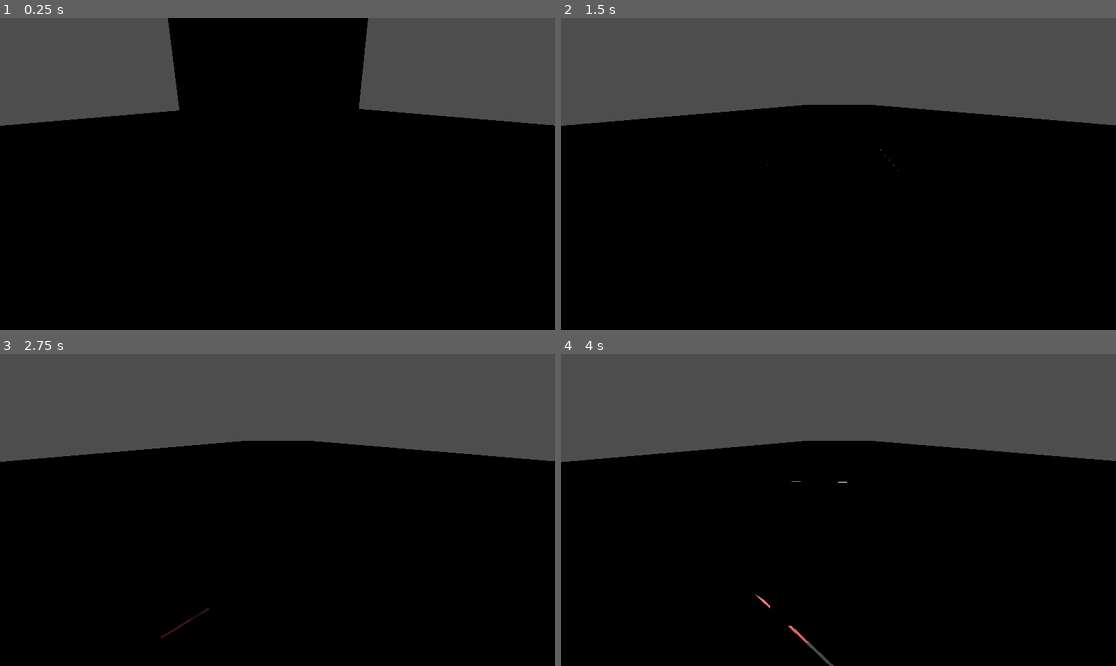
Above: before the commit, frames 1-4 (two rows, left to right).
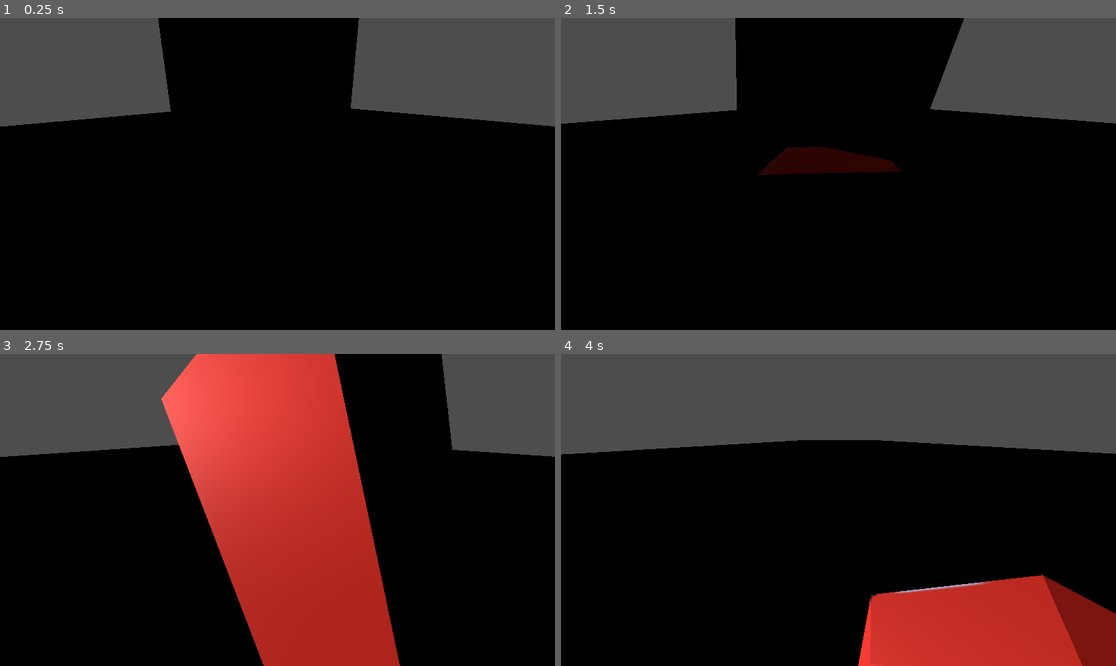
Above: after the commit, the same moments.

Repository: ShawnTrack/coholeric-boomer
Game: Godot game, scene res://scenes/gameplay.tscn
Two runs of this game, one before a commit and one after it. Both use one fixed random seed, a clock stepped at 60 frames per second and the inputs below.
Inputs (mouse positions are in pixels of both pictures, inside the frame that each line leads up to):
- Up to frame 1 (0.25 s): no input
- Up to frame 2 (1.5 s): tap Enter at 0.5 s; move the mouse to (960, 158) at 0.52 s; click (960, 158) at 0.67 s; drag from (727, 189) to (810, 236) at 1.27 s
- Up to frame 3 (2.75 s): move the mouse to (333, 441) at 2.02 s; click (333, 441) at 2.17 s
- Up to frame 4 (4 s): drag from (810, 572) to (672, 463) at 2.77 s; move the mouse to (1005, 556) at 3.52 s; click (1005, 556) at 3.67 s

The runs differ from the first frame. In frame 1, 1.1% of the frame differs, in the area x 0-100%, y 0-35%; in frame 2, 13%; in frame 3, 35%, in the area x 0-100%, y 0-100%; in frame 4, 13%.

Commit message:
Se añaden ruedas y script para eliminar objetos

Diff:
--- a/scenes/gameplay.tscn
+++ b/scenes/gameplay.tscn
@@ -3,11 +3,12 @@
 [ext_resource type="PackedScene" uid="uid://dqinbxe15aprd" path="res://temporal-dev-objects/furgo-roja.glb" id="1_00tan"]
 [ext_resource type="Script" uid="uid://2a8oolsjt37s" path="res://scripts/car_player.gd" id="2_ct7aa"]
 [ext_resource type="PackedScene" uid="uid://5ruek6txwnao" path="res://temporal-dev-objects/carretera-basic.glb" id="2_l1v76"]
+[ext_resource type="PackedScene" uid="uid://b88nupb2h8w25" path="res://temporal-dev-objects/rueda simple.glb" id="3_ct7aa"]
 
 [sub_resource type="SphereShape3D" id="SphereShape3D_l1v76"]
 
-[sub_resource type="SphereShape3D" id="SphereShape3D_ct7aa"]
-radius = 1.4392402
+[sub_resource type="BoxShape3D" id="BoxShape3D_l1v76"]
+size = Vector3(2.3585205, 3.3289795, 5.47937)
 
 [sub_resource type="WorldBoundaryShape3D" id="WorldBoundaryShape3D_ocj2s"]
 
@@ -22,19 +23,34 @@
 [node name="furgo-roja" parent="RigidBody3D/CollisionShape3D" unique_id=661760140 instance=ExtResource("1_00tan")]
 
 [node name="CharacterBody3D" type="CharacterBody3D" parent="." unique_id=281782020 node_paths=PackedStringArray("modelo_visual")]
-transform = Transform3D(1, 0, 0, 0, 1, -3.7252903e-09, 0, 3.7252903e-09, 1, -0.09818065, 1.5877045, -1.1951956)
+transform = Transform3D(1, 0, 0, 0, 1, -3.7252903e-09, 0, 3.7252903e-09, 1, 0, 3.272, -1.195)
+collision_layer = 5
+collision_mask = 5
 script = ExtResource("2_ct7aa")
 modelo_visual = NodePath("furgo-roja")
-
-[node name="CollisionShape3D" type="CollisionShape3D" parent="CharacterBody3D" unique_id=1534556668]
-transform = Transform3D(0.98533636, 0, 0, 0, 0.9839688, -0.051894818, 0, 0.051894818, 0.9839688, 0.09818065, -1.5877045, 1.1951956)
-shape = SubResource("SphereShape3D_ct7aa")
+inclinacion_maxima = 7.0
 
 [node name="Camera3D" type="Camera3D" parent="CharacterBody3D" unique_id=1942917057]
 transform = Transform3D(1, 0, 0, 0, 0.9536804, 0.30082172, 0, -0.3008217, 0.9536804, 0.09818065, 2.6561568, 4.5547485)
 fov = 68.751915
 
 [node name="furgo-roja" parent="CharacterBody3D" unique_id=816250090 instance=ExtResource("1_00tan")]
+
+[node name="CollisionShape3D" type="CollisionShape3D" parent="CharacterBody3D" unique_id=781639263]
+transform = Transform3D(1, 0, 0, 0, 1, 0, 0, 0, 1, 0.01776123, 0.53326416, -0.8970338)
+shape = SubResource("BoxShape3D_l1v76")
+
+[node name="rueda simple 1" parent="CharacterBody3D" unique_id=1575820435 instance=ExtResource("3_ct7aa")]
+transform = Transform3D(0.5, 0, 0, 0, 0.5, 0, 0, 0, 0.5, 1, -0.148, 0.50500005)
+
+[node name="rueda simple 2" parent="CharacterBody3D" unique_id=1305276713 instance=ExtResource("3_ct7aa")]
+transform = Transform3D(0.5, 0, 0, 0, 0.5, -1.8626451e-09, 0, 1.8626451e-09, 0.5, 0.963429, -0.14754772, -2.0239587)
+
+[node name="rueda simple 3" parent="CharacterBody3D" unique_id=328299814 instance=ExtResource("3_ct7aa")]
+transform = Transform3D(0.5, 0, 0, 0, 0.5, 0, 0, 0, 0.5, -1, -0.148, 0.50500005)
+
+[node name="rueda simple 4" parent="CharacterBody3D" unique_id=1018508347 instance=ExtResource("3_ct7aa")]
+transform = Transform3D(0.5, 0, 0, 0, 0.5, -1.8626451e-09, 0, 1.8626451e-09, 0.5, -0.963, -0.148, -2.0240002)
 
 [node name="StaticBody3D" type="StaticBody3D" parent="." unique_id=1130470848]
 transform = Transform3D(70, 0, 0, 0, 70, 0, 0, 0, 70, 0.4309306, 0, 1.0176117)
@@ -46,4 +62,4 @@
 debug_color = Color(0.49803922, 1, 0.69803923, 0.41960785)
 
 [node name="DirectionalLight3D" type="DirectionalLight3D" parent="StaticBody3D" unique_id=1598714265]
-transform = Transform3D(0.010402141, -0.009719173, 0.0011894384, -0.009753036, -0.010438387, 2.1973534e-09, 0.0008691064, -0.000812046, -0.014236112, 0.18991524, 0.23394912, 0)
+transform = Transform3D(0.12051156, -0.11277275, -0.98628557, -0.68327385, -0.7301622, 0, -0.72014844, 0.67390317, -0.16504766, 0, 0, 0)
--- a/scripts/car_player.gd
+++ b/scripts/car_player.gd
@@ -56,10 +56,12 @@
 		# 1. Calculamos la rotación deseada en base a la velocidad lateral actual
 		# Usamos deg_to_rad porque Godot trabaja las rotaciones en radianes
 		var objetivo_z = -velocity.x / velocidad_lateral * deg_to_rad(inclinacion_maxima)
+		var objetivo_y = -velocity.x / velocidad_lateral * deg_to_rad(inclinacion_maxima) * 0.6
 
 		# 2. Aplicamos la rotación suavemente con lerp (interpolación lineal)
 		modelo_visual.rotation.z = lerp_angle(modelo_visual.rotation.z, objetivo_z, suavizado_inclinacion * delta)
+		modelo_visual.rotation.y = lerp_angle(modelo_visual.rotation.x, objetivo_y, suavizado_inclinacion * delta)
 
 		# Extra: Pequeña inclinación hacia adelante al acelerar
-		var objetivo_x = (velocity.z / velocidad_maxima_avance) * deg_to_rad(-5.0)
+		var objetivo_x = (velocity.z / velocidad_maxima_avance) * deg_to_rad(-3.0)
 		modelo_visual.rotation.x = lerp_angle(modelo_visual.rotation.x, objetivo_x, suavizado_inclinacion * delta)
--- /dev/null
+++ b/scripts/eliminar_instancia.gd
@@ -0,0 +1,10 @@
+extends MeshInstance3D # O RigidBody3D, según tu objeto
+
+func _on_timer_timeout():
+	queue_free() # Se elimina solo al pasar X segundos
+
+func _process(_delta):
+	# Verificar si está detrás de la cámara activa
+	var camera = get_viewport().get_camera_3d()
+	if camera and camera.is_position_behind(global_position):
+		queue_free()
Not shown, added: scripts/eliminar_instancia.gd.uid
Binary file added: temporal-dev-objects/rueda simple.glb
Not shown, added: temporal-dev-objects/rueda simple.glb.import
Binary file added: temporal-dev-objects/rueda simple_textura.png
Not shown, added: temporal-dev-objects/rueda simple_textura.png.import
Binary file added: temporal-dev-objects/rueda simple_textura_1.png
Not shown, added: temporal-dev-objects/rueda simple_textura_1.png.import
Binary file added: temporal-dev-objects/rueda simple_textura_2.png
Not shown, added: temporal-dev-objects/rueda simple_textura_2.png.import
